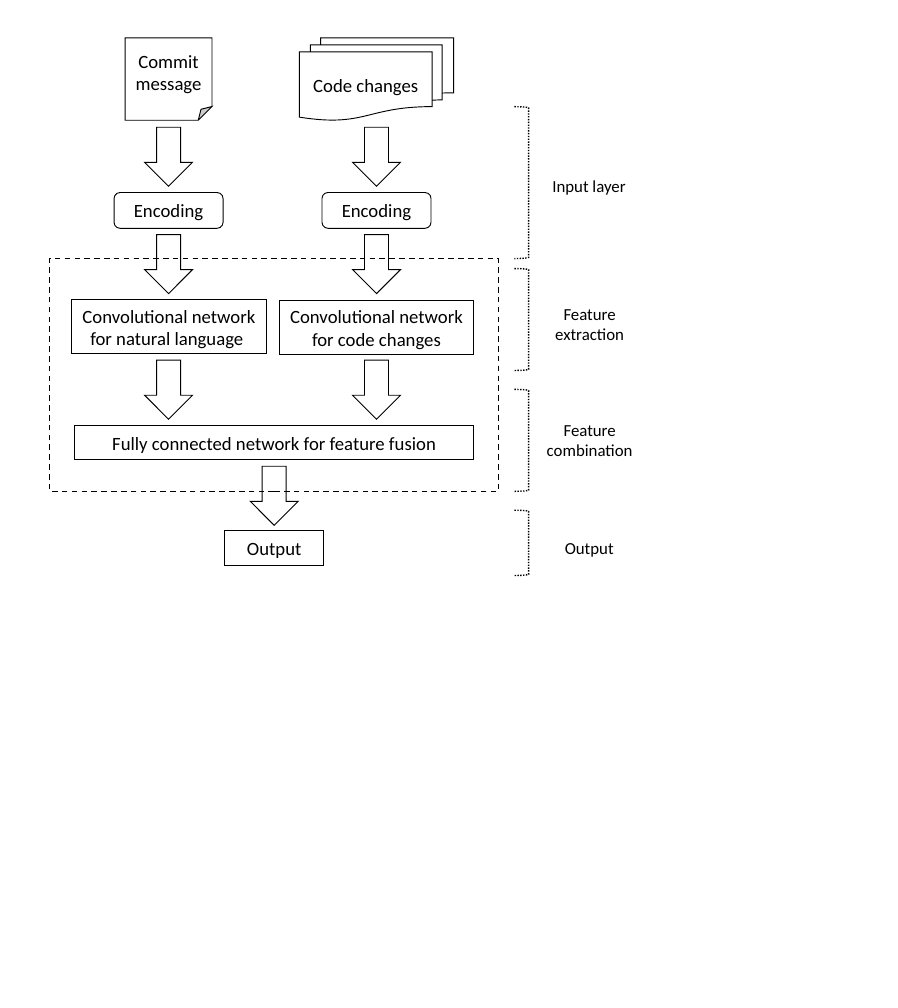
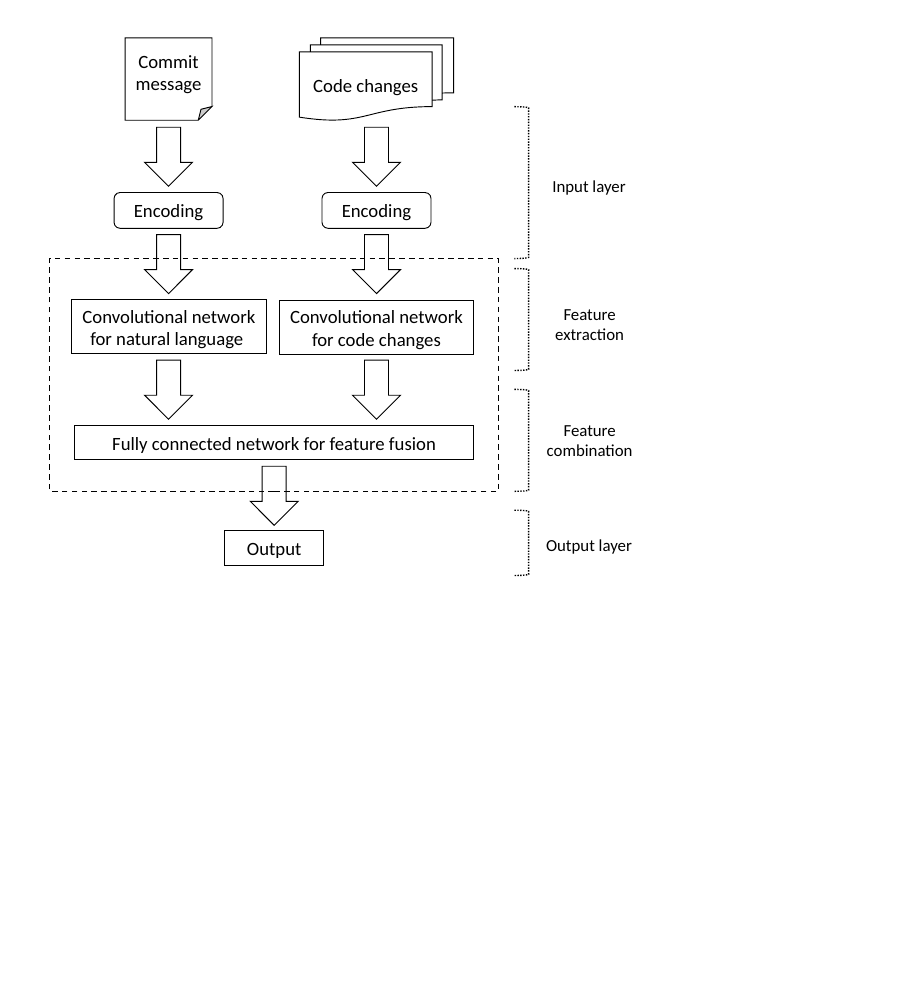
Before and after one commit to hvdthong/Just-in-time-DF-paper, a slide deck: slide 1 of figs/figures.pptx. Drawn at 898x1008 pixels with LibreOffice and Linux fonts; fonts in the diff are those of the drawing. Boxes give left, top, right and bottom in pixels: in the first picture for what was removed or moved away, otherwise in the second. Text is boxed around its words. In the diff, an @@ line names an element or a change of style, - is before the commit and + after.

```diff
--- a/figs/figures.pptx
+++ b/figs/figures.pptx
@@ text at bbox=[546, 539, 632, 554]: text changed @@
-Output
+Output layer
```
Also in this commit, not shown: 1 other file.
